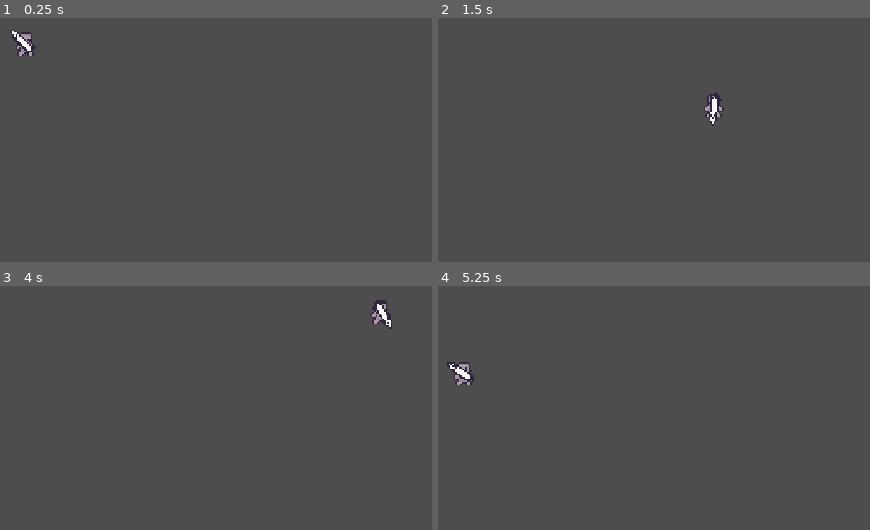
Above: before the commit, frames 1-4 (two rows, left to right).
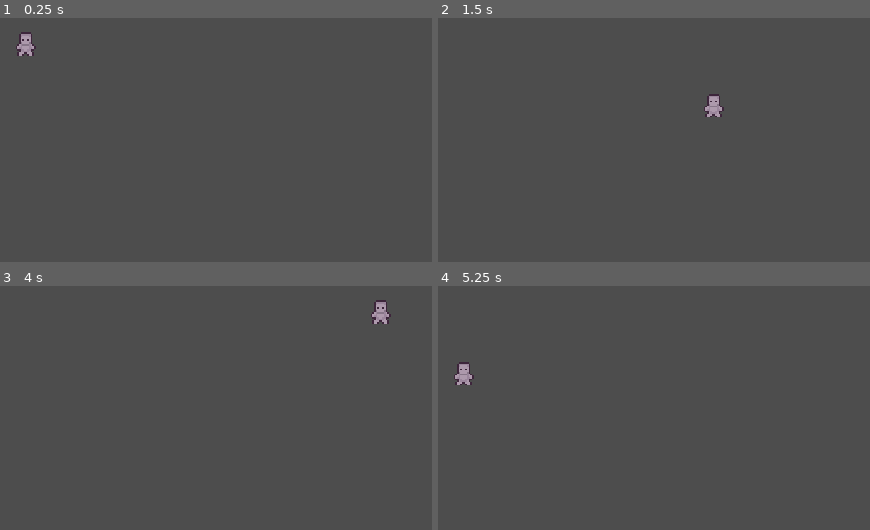
Above: after the commit, the same moments.

Repository: SamuelAlves-23/multiclassing
Game: Godot game, scene res://arena.tscn
The game is run twice, just before and just after one commit, with the same random seed, the same clock (stepped at 60 frames per second) and the same inputs. The project has no main scene, so this scene is started directly.
Inputs (mouse positions are in pixels of both pictures, inside the frame that each line leads up to):
- Up to frame 1 (0.25 s): no input
- Up to frame 2 (1.5 s): tap Enter at 0.5 s; move the mouse to (outside the picture) at 0.52 s; press the mouse at (outside the picture) at 0.53 s; hold D (move_right) 0.53-1.28 s; move the mouse to (outside the picture) at 1.27 s; release the mouse at (outside the picture) at 1.28 s; hold S (move_down) from 1.28 s (still down); click (outside the picture) at 1.35 s
- Up to frame 3 (4 s): move the mouse to (outside the picture) at 2.02 s; release S (move_down) at 2.03 s; press the mouse at (outside the picture) at 2.03 s; hold D (move_right) 2.03-2.78 s; tap Space at 2.75 s; move the mouse to (outside the picture) at 2.77 s; release the mouse at (outside the picture) at 2.78 s; hold W (move_up) 2.78-3.53 s; click (outside the picture) at 2.85 s; tap Enter at 3.5 s; move the mouse to (272, 371) at 3.52 s; press the mouse at (272, 371) at 3.53 s; hold A (move_left) from 3.53 s (still down)
- Up to frame 4 (5.25 s): move the mouse to (outside the picture) at 4.27 s; release the mouse at (outside the picture) at 4.28 s; click (outside the picture) at 4.35 s; move the mouse to (511, 305) at 5.02 s; release A (move_left) at 5.03 s; press the mouse at (511, 305) at 5.03 s; hold S (move_down) from 5.03 s (still down)

The runs differ from the first frame. In frame 1, 0.2% of the frame differs, in the area x 2-8%, y 5-15%; in frame 2, 0.2%; in frame 3, 0.2%; in frame 4, 0.2%, in the area x 2-9%, y 31-41%.

Commit message:
Ataque (en progreso)

Diff:
--- a/combat/hitbox.gd
+++ b/combat/hitbox.gd
@@ -1 +1,13 @@
 extends Area2D
+class_name Hitbox
+
+@export var damage: int = 1
+@export var knockback_force: Vector2 = Vector2.ZERO
+
+func _ready():
+	connect("area_entered", Callable(self, "_on_area_entered"))
+
+func _on_area_entered(area):
+	if area is Hurtbox:
+		area.receive_hit(damage, knockback_force)
+		queue_free()
--- /dev/null
+++ b/combat/hurtbox.gd
@@ -0,0 +1,8 @@
+extends Area2D
+class_name Hurtbox
+
+@export var health_owner: Node  # Referencia al nodo que realmente tiene vida
+
+func receive_hit(damage: int, knockback: Vector2):
+	if health_owner and health_owner.has_method("apply_damage"):
+		health_owner.apply_damage(damage)
--- a/combat/hurtbox.tscn
+++ b/combat/hurtbox.tscn
@@ -1,5 +1,8 @@
-[gd_scene format=3 uid="uid://dkdq0pqlic845"]
+[gd_scene load_steps=2 format=3 uid="uid://dkdq0pqlic845"]
+
+[ext_resource type="Script" uid="uid://cqyqj1yaussbm" path="res://combat/hurtbox.gd" id="1_5vdr5"]
 
 [node name="Hurtbox" type="Area2D"]
+script = ExtResource("1_5vdr5")
 
 [node name="CollisionShape2D" type="CollisionShape2D" parent="."]
--- a/equipment/weapons/sword.tscn
+++ b/equipment/weapons/sword.tscn
@@ -1,10 +1,147 @@
-[gd_scene load_steps=3 format=3 uid="uid://bpqfadsqgyavu"]
+[gd_scene load_steps=9 format=3 uid="uid://bpqfadsqgyavu"]
 
 [ext_resource type="Texture2D" uid="uid://b2w0d3ylmtq6x" path="res://placeholders/Weapon.png" id="1_e6qyl"]
 [ext_resource type="Script" uid="uid://ccxnp5lfvldfr" path="res://equipment/weapons/weapon.gd" id="1_vn4aw"]
+[ext_resource type="Texture2D" uid="uid://dia84rbgjhhd1" path="res://placeholders/Weapon_attack.png" id="3_v6l4n"]
+[ext_resource type="PackedScene" uid="uid://cqcceawkts5l" path="res://combat/hitbox.tscn" id="4_pel8t"]
+
+[sub_resource type="Animation" id="Animation_vn4aw"]
+resource_name = "Attack"
+length = 0.25
+tracks/0/type = "value"
+tracks/0/imported = false
+tracks/0/enabled = true
+tracks/0/path = NodePath("AttackSprite:frame")
+tracks/0/interp = 1
+tracks/0/loop_wrap = true
+tracks/0/keys = {
+"times": PackedFloat32Array(0, 0.05, 0.1, 0.15, 0.2),
+"transitions": PackedFloat32Array(1, 1, 1, 1, 1),
+"update": 1,
+"values": [0, 1, 2, 3, 4]
+}
+tracks/1/type = "value"
+tracks/1/imported = false
+tracks/1/enabled = true
+tracks/1/path = NodePath("AttackSprite:visible")
+tracks/1/interp = 1
+tracks/1/loop_wrap = true
+tracks/1/keys = {
+"times": PackedFloat32Array(0.00443294, 0.25),
+"transitions": PackedFloat32Array(1, 1),
+"update": 1,
+"values": [true, false]
+}
+tracks/2/type = "value"
+tracks/2/imported = false
+tracks/2/enabled = true
+tracks/2/path = NodePath("Sprite2D:visible")
+tracks/2/interp = 1
+tracks/2/loop_wrap = true
+tracks/2/keys = {
+"times": PackedFloat32Array(0, 0.25),
+"transitions": PackedFloat32Array(1, 1),
+"update": 1,
+"values": [false, true]
+}
+tracks/3/type = "value"
+tracks/3/imported = false
+tracks/3/enabled = true
+tracks/3/path = NodePath("Hitbox:monitoring")
+tracks/3/interp = 1
+tracks/3/loop_wrap = true
+tracks/3/keys = {
+"times": PackedFloat32Array(0.05, 0.2),
+"transitions": PackedFloat32Array(1, 1),
+"update": 1,
+"values": [true, false]
+}
+
+[sub_resource type="Animation" id="Animation_v6l4n"]
+length = 0.001
+tracks/0/type = "value"
+tracks/0/imported = false
+tracks/0/enabled = true
+tracks/0/path = NodePath("AttackSprite:frame")
+tracks/0/interp = 1
+tracks/0/loop_wrap = true
+tracks/0/keys = {
+"times": PackedFloat32Array(0),
+"transitions": PackedFloat32Array(1),
+"update": 1,
+"values": [0]
+}
+tracks/1/type = "value"
+tracks/1/imported = false
+tracks/1/enabled = true
+tracks/1/path = NodePath("AttackSprite:visible")
+tracks/1/interp = 1
+tracks/1/loop_wrap = true
+tracks/1/keys = {
+"times": PackedFloat32Array(0),
+"transitions": PackedFloat32Array(1),
+"update": 1,
+"values": [false]
+}
+tracks/2/type = "value"
+tracks/2/imported = false
+tracks/2/enabled = true
+tracks/2/path = NodePath("Sprite2D:visible")
+tracks/2/interp = 1
+tracks/2/loop_wrap = true
+tracks/2/keys = {
+"times": PackedFloat32Array(0),
+"transitions": PackedFloat32Array(1),
+"update": 1,
+"values": [false]
+}
+tracks/3/type = "value"
+tracks/3/imported = false
+tracks/3/enabled = true
+tracks/3/path = NodePath("Hitbox:monitoring")
+tracks/3/interp = 1
+tracks/3/loop_wrap = true
+tracks/3/keys = {
+"times": PackedFloat32Array(0),
+"transitions": PackedFloat32Array(1),
+"update": 1,
+"values": [true]
+}
+
+[sub_resource type="AnimationLibrary" id="AnimationLibrary_v6l4n"]
+_data = {
+&"Attack": SubResource("Animation_vn4aw"),
+&"RESET": SubResource("Animation_v6l4n")
+}
+
+[sub_resource type="CapsuleShape2D" id="CapsuleShape2D_beglp"]
+radius = 8.28522
+height = 23.799
 
 [node name="Sword" type="Node2D"]
 script = ExtResource("1_vn4aw")
 
 [node name="Sprite2D" type="Sprite2D" parent="."]
+visible = false
+position = Vector2(7.51698, -0.0349131)
+rotation = 1.57351
 texture = ExtResource("1_e6qyl")
+
+[node name="AnimationPlayer" type="AnimationPlayer" parent="."]
+libraries = {
+&"": SubResource("AnimationLibrary_v6l4n")
+}
+
+[node name="AttackSprite" type="Sprite2D" parent="."]
+visible = false
+position = Vector2(8.39054, 0.671246)
+texture = ExtResource("3_v6l4n")
+hframes = 5
+
+[node name="Hitbox" parent="." instance=ExtResource("4_pel8t")]
+
+[node name="CollisionShape2D" parent="Hitbox" index="0"]
+position = Vector2(8.51151, 0.1918)
+shape = SubResource("CapsuleShape2D_beglp")
+
+[editable path="Hitbox"]
--- a/equipment/weapons/weapon.gd
+++ b/equipment/weapons/weapon.gd
@@ -1,5 +1,7 @@
 extends Node2D
 class_name Weapon
+
+@onready var animator: AnimationPlayer = $AnimationPlayer
 
 @export var attack_cooldown: float = 0.5
 @export var attack_damage: int = 1
@@ -12,6 +14,8 @@
 
 	can_attack = false
 
+	animator.play("attack")
+
 	# Acá deberías crear el efecto de ataque, animación o hitbox
 	print("¡Ataque realizado!")
 
--- a/player/player.tscn
+++ b/player/player.tscn
@@ -1,8 +1,7 @@
-[gd_scene load_steps=5 format=3 uid="uid://ch5dwflhyqigr"]
+[gd_scene load_steps=4 format=3 uid="uid://ch5dwflhyqigr"]
 
 [ext_resource type="Texture2D" uid="uid://rxpk7i7i26fq" path="res://placeholders/Prototype_Character.png" id="1_oul6g"]
 [ext_resource type="Script" uid="uid://bnysxce4o25se" path="res://player/player.gd" id="1_rkbax"]
-[ext_resource type="Texture2D" uid="uid://b2w0d3ylmtq6x" path="res://placeholders/Weapon.png" id="3_g1dw6"]
 
 [sub_resource type="RectangleShape2D" id="RectangleShape2D_rkbax"]
 size = Vector2(10, 12)
@@ -19,7 +18,4 @@
 shape = SubResource("RectangleShape2D_rkbax")
 
 [node name="WeaponHolder" type="Node2D" parent="."]
-
-[node name="Sprite2D" type="Sprite2D" parent="WeaponHolder"]
-position = Vector2(0, -4)
-texture = ExtResource("3_g1dw6")
+position = Vector2(4, 2)
Not shown, added: combat/hurtbox.gd.uid
Binary file changed: placeholders/Weapon.png
Binary file added: placeholders/Weapon_attack.png
Not shown, added: placeholders/Weapon_attack.png.import
